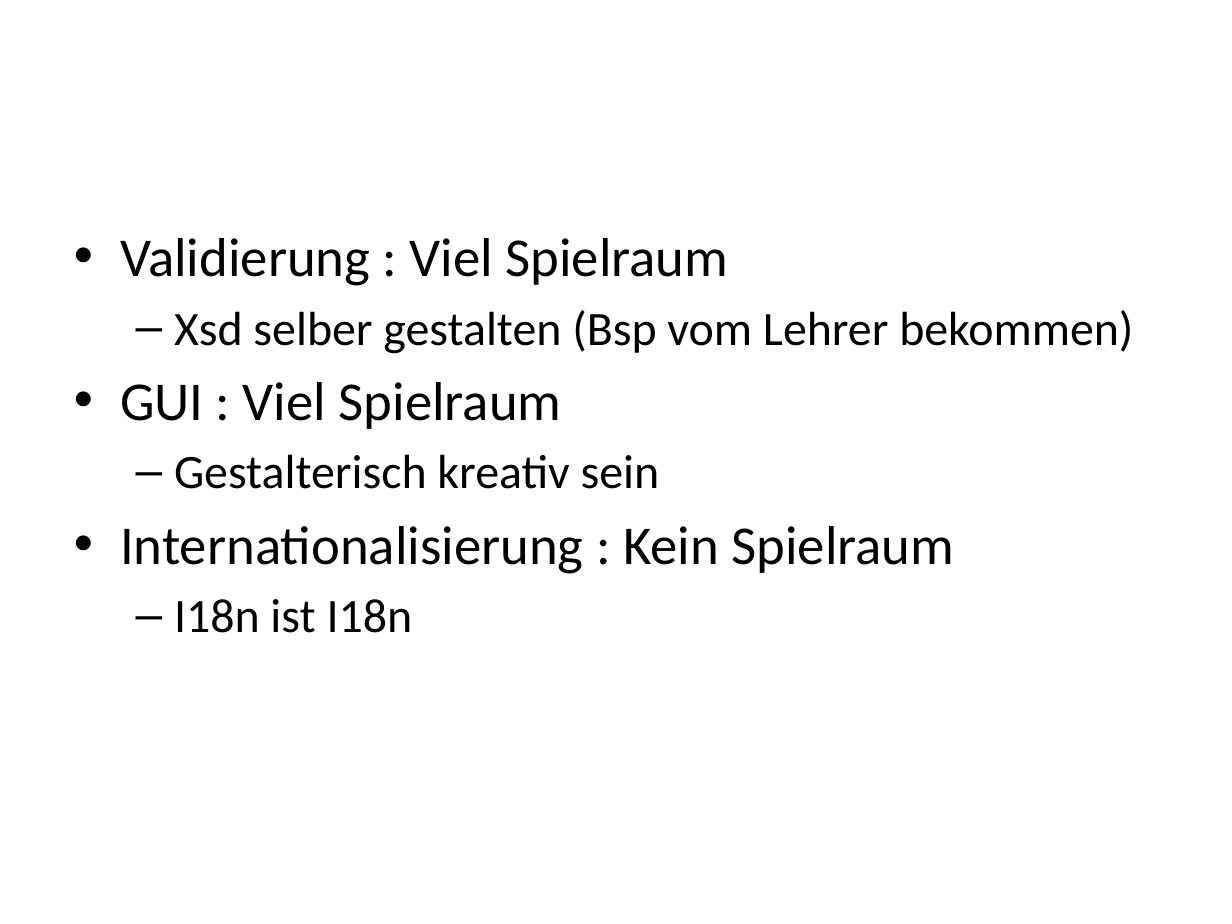
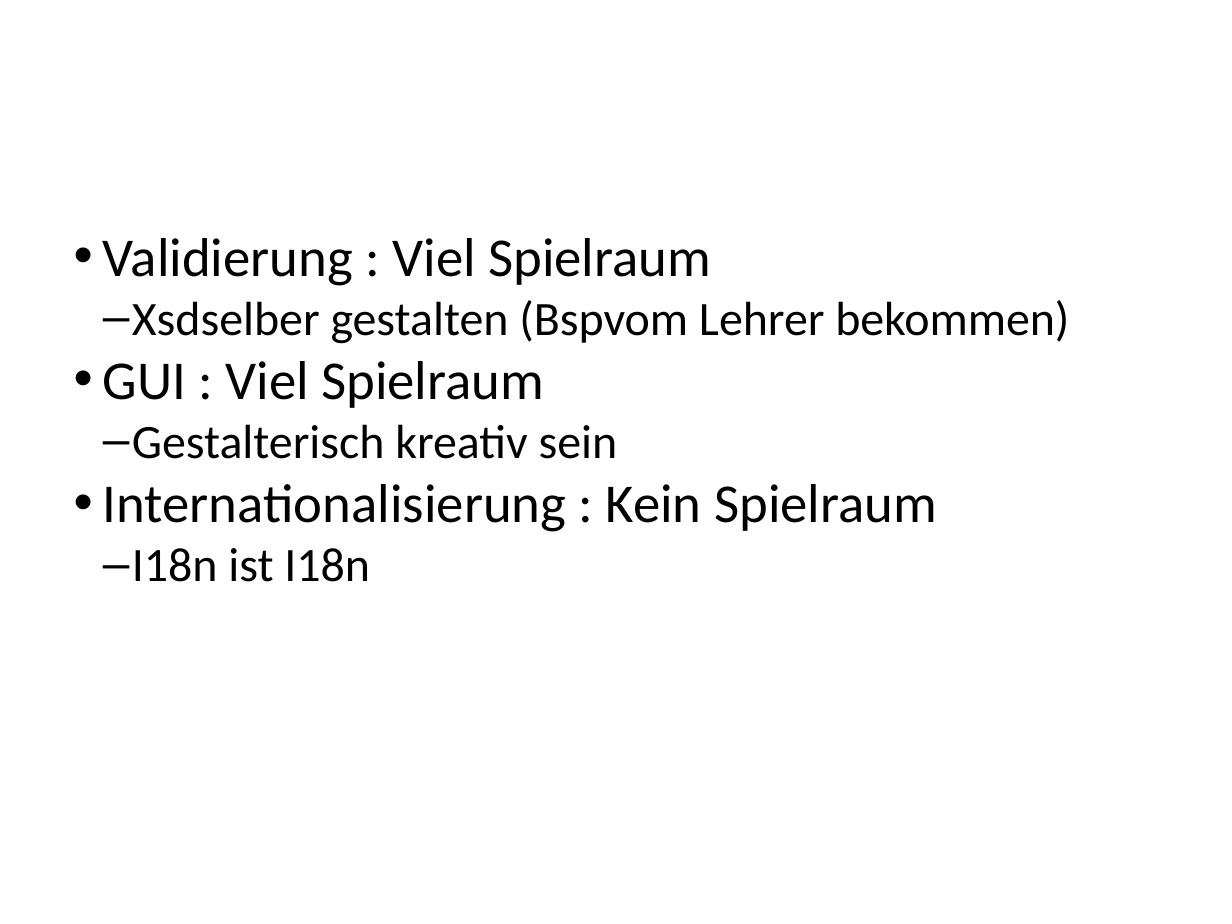
Before and after one commit to Wh0l3/Lotto, a slide deck: slide 4 of Lotto Validierung.pptx. Drawn at 1232x924 pixels with LibreOffice and Linux fonts; fonts in the diff are those of the drawing. Boxes give left, top, right and bottom in pixels: in the first picture for what was removed or moved away, otherwise in the second. Text is boxed around its words. In the diff, an @@ line names an element or a change of style, - is before the commit and + after.

```diff
--- a/Lotto Validierung.pptx
+++ b/Lotto Validierung.pptx
@@ text at box(103, 238, 937, 582): indent changed; less space between paragraphs @@
@@ text at box(132, 300, 1069, 344): text changed @@
-  – Xsd selber gestalten (Bsp vom Lehrer bekommen)
+  – Xsdselber gestalten (Bspvom Lehrer bekommen)
```
Also in this commit, not shown: 7 other slides changed, 2 slides added, 8 other files.
